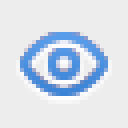
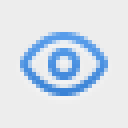
Layers edited between the first and the second 128×128 image:
hid "200% icon-graphite@2x.png, icon-graphite.png" over (20, 32, 108, 96)
hid "200% icon-purple@2x.png, icon-purple.png" over (20, 32, 108, 96)
hid "200% icon-teal@2x.png, icon-teal.png" over (20, 32, 108, 96)
hid "200% icon-red@2x.png, icon-red.png" over (20, 32, 108, 96)
hid "200% icon-orange@2x.png, icon-orange.png" over (20, 32, 108, 96)
hid "200% icon-brown@2x.png, icon-brown.png" over (20, 32, 108, 96)
